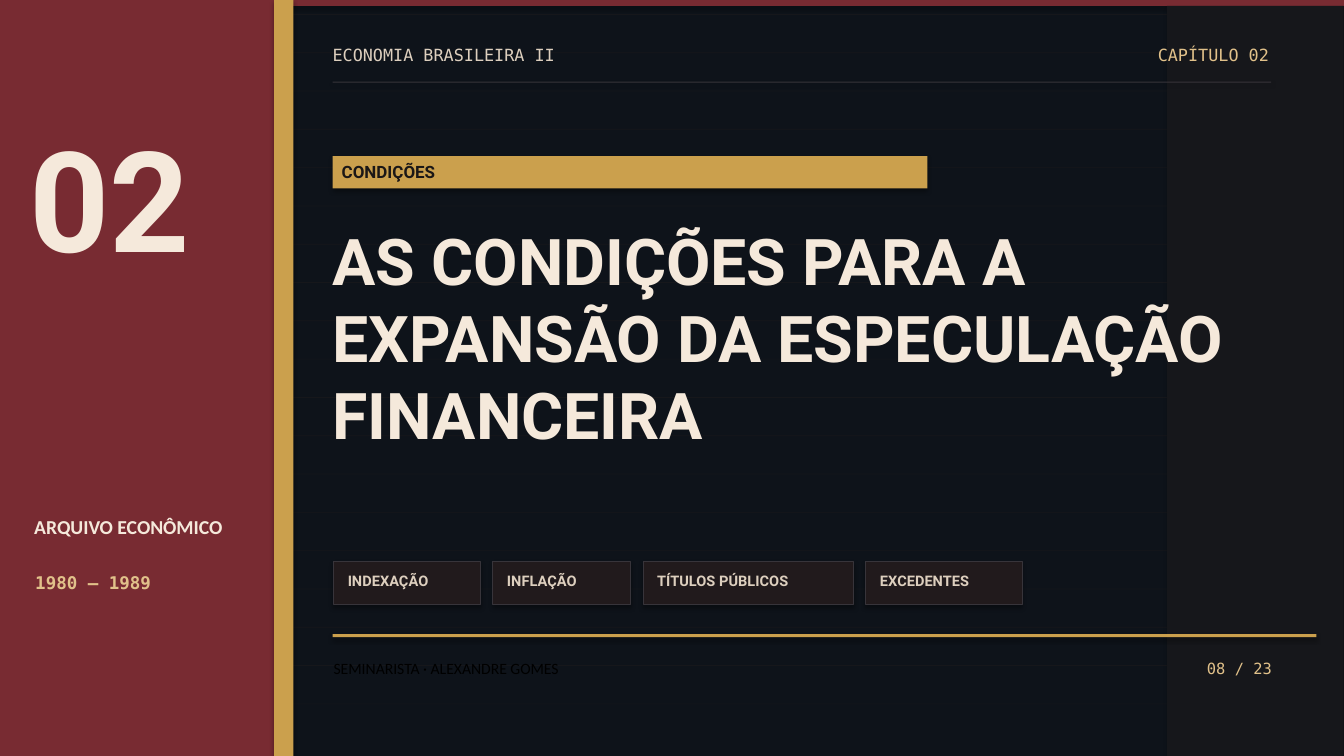
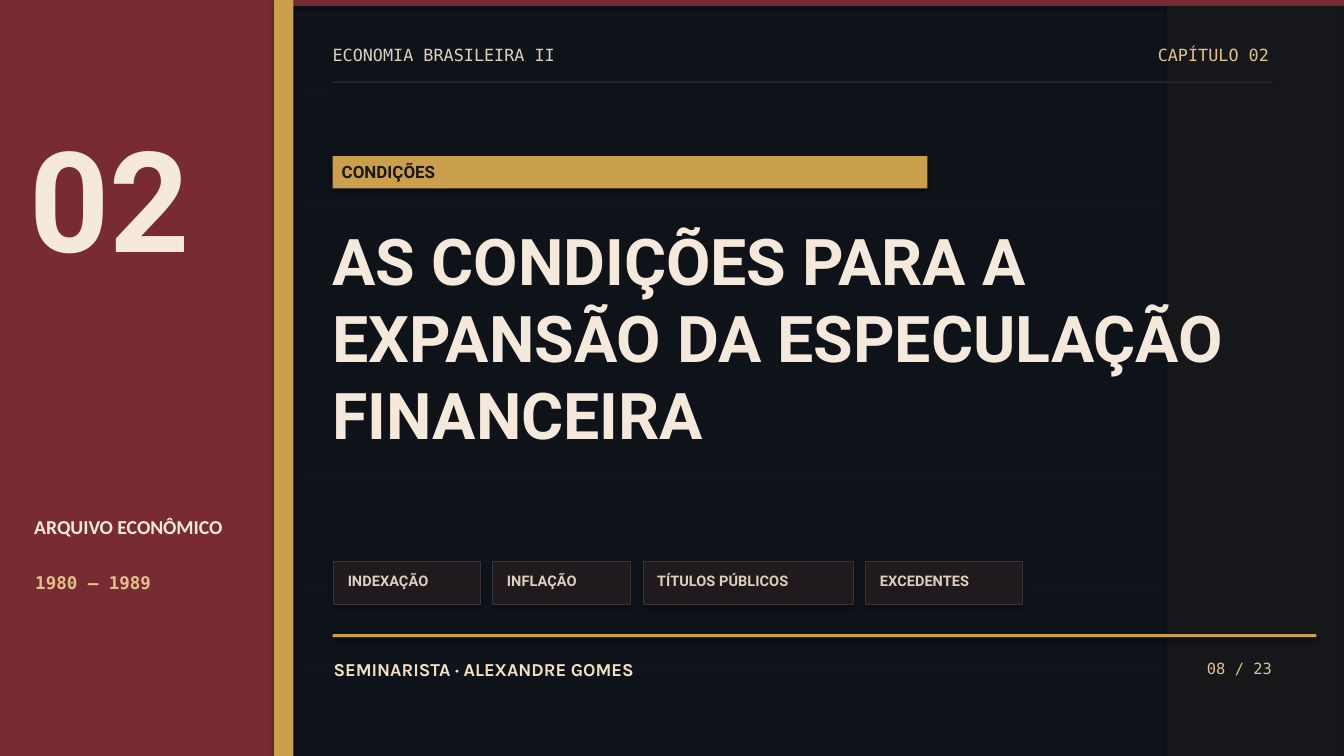
Before and after one commit to AlexandreGSilva07/economia-brasileira-ii-especulacao-financeira-anos-1980, a slide deck: slide 8 of Apresentacao_Economia_Brasileira_II_Especulacao_Financeira_nos_Anos_1980.pptx. Drawn at 1344x756 pixels with LibreOffice and Linux fonts; fonts in the diff are those of the drawing. Boxes give left, top, right and bottom in pixels: in the first picture for what was removed or moved away, otherwise in the second. Text is boxed around its words. In the diff, an @@ line names an element or a change of style, - is before the commit and + after.

```diff
--- a/Apresentacao_Economia_Brasileira_II_Especulacao_Financeira_nos_Anos_1980.pptx
+++ b/Apresentacao_Economia_Brasileira_II_Especulacao_Financeira_nos_Anos_1980.pptx
@@ text added at [334,664,634,677], 13 pt, text #F5E0C0, bold @@
+SEMINARISTA · ALEXANDRE GOMES
```
Also in this commit, not shown: 4 other slides changed, 2 other files.
